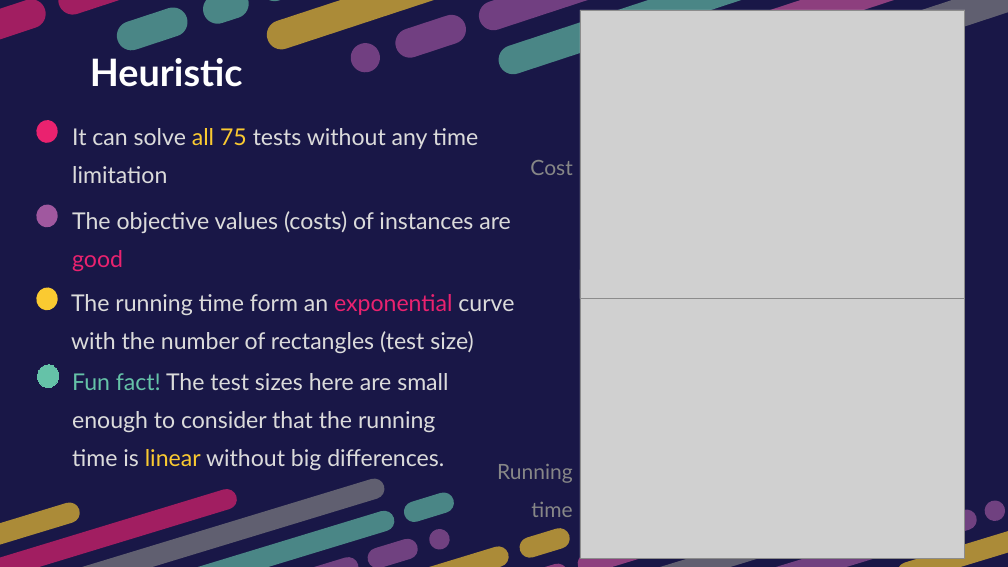
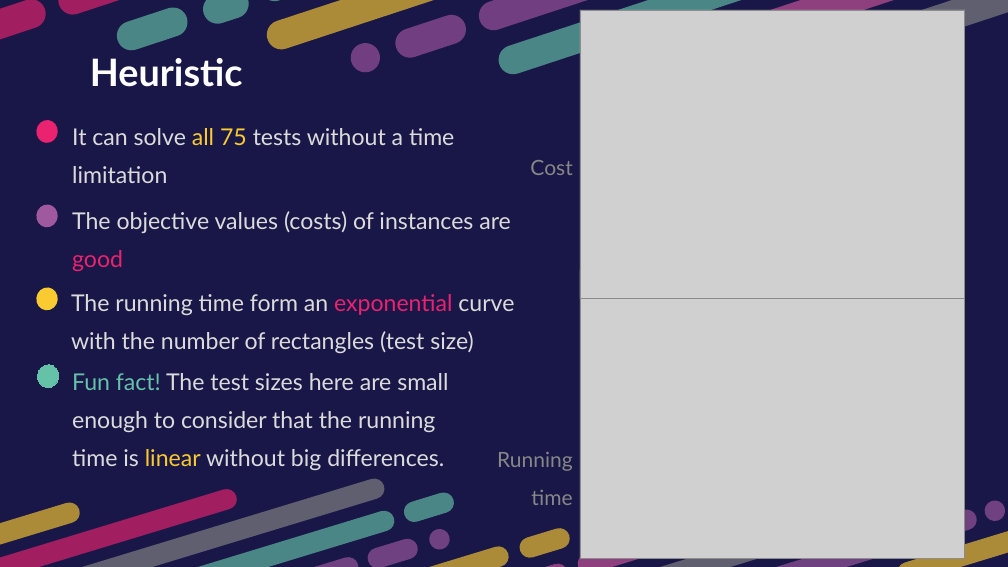
Before and after one commit to htnminh/optimization-project, a slide deck: slide 36 of presentation/General 2D Bin Packing Problem.pptx. Drawn at 1008x567 pixels with LibreOffice and Linux fonts; fonts in the diff are those of the drawing; grey boxes stand for pictures. Boxes give left, top, right and bottom in pixels: in the first picture for what was removed or moved away, otherwise in the second. Text is boxed around its words. In the diff, an @@ line names an element or a change of style, - is before the commit and + after.

```diff
--- a/presentation/General 2D Bin Packing Problem.pptx
+++ b/presentation/General 2D Bin Packing Problem.pptx
@@ text at (72, 128, 454, 183): text changed @@
-It can solve all 75 tests without any time limitation
+It can solve all 75 tests without a time limitation
@@ text "Running time": place and size @@
-text "Running time" at (497, 464, 573, 517)
+text "Running time" at (497, 452, 573, 505)
```
Also in this commit, not shown: 4 other slides changed, 1 other file.
